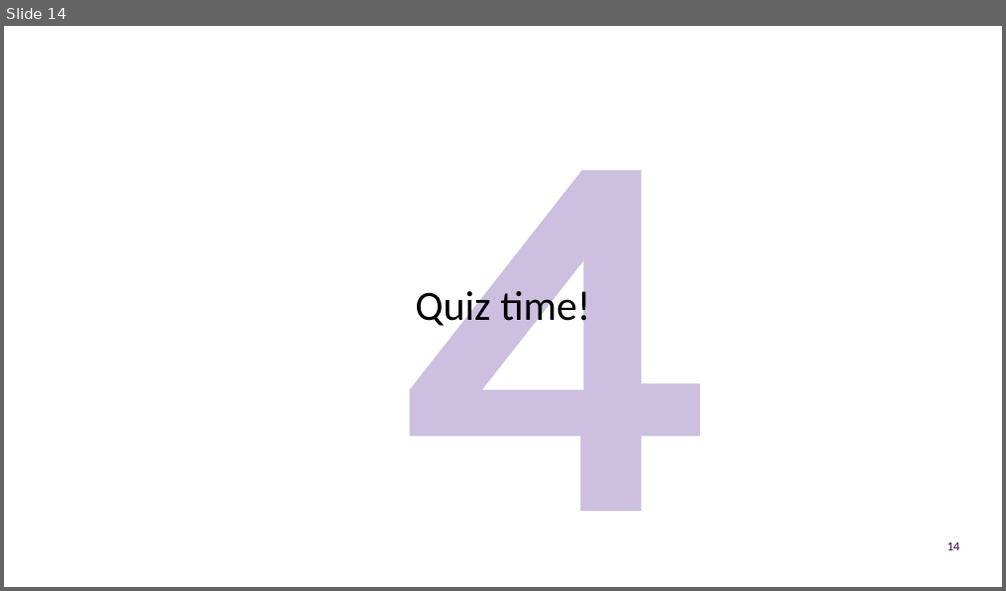
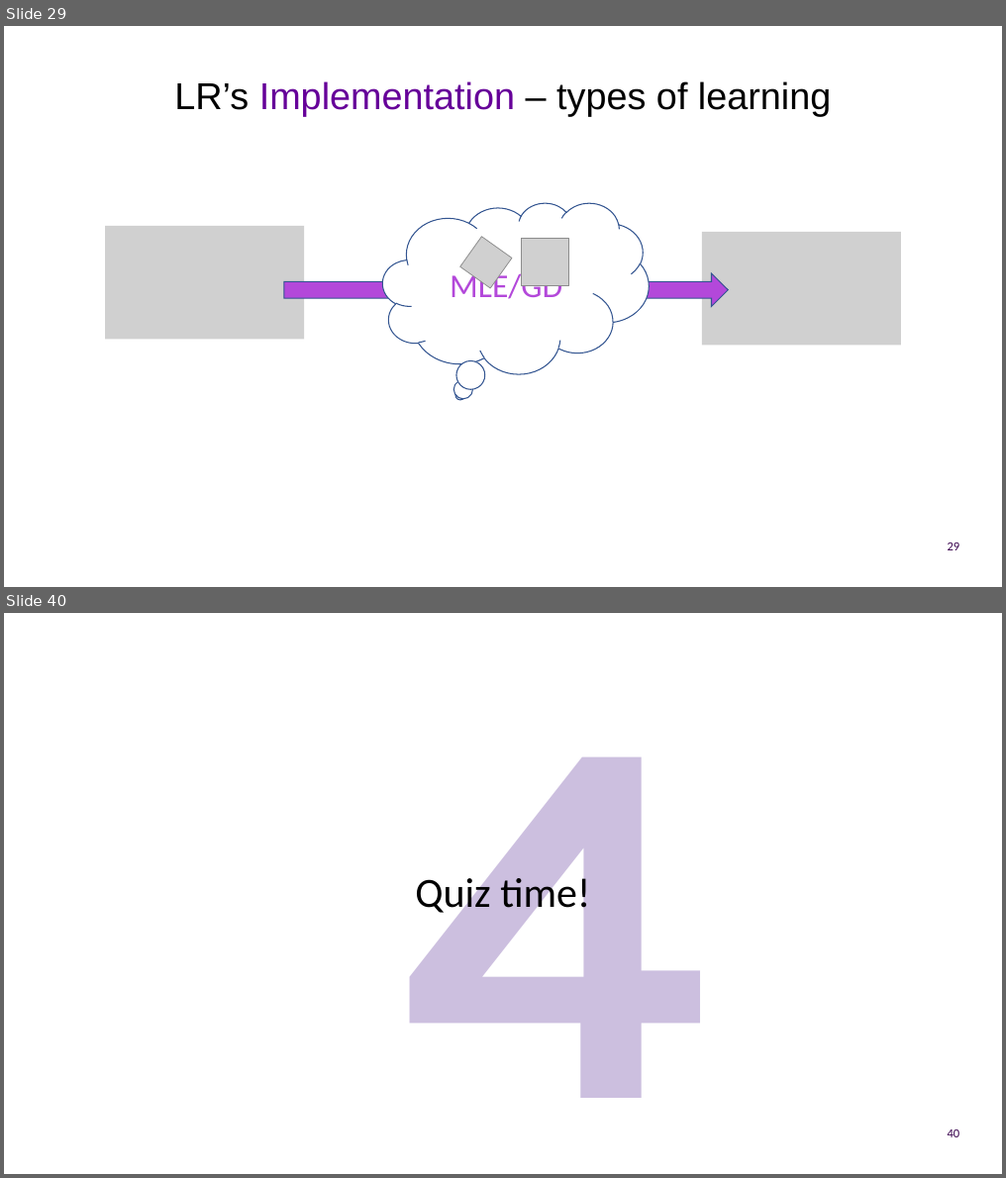
Before and after one commit to UOMDSS/workshops-2022-2023, a slide deck: semester-1/Week-7-EEG-Feeling-Emotions-Logistic-Regression/presentation.pptx. Shown one above the other, each under a label of ours: slide 14 before the commit, slides 29 and 40 after it; the slides between them are not shown. The pictures are 1006x591 and 1006x1178 pixels, drawn with LibreOffice and Linux fonts; fonts in the diff are those of the drawing; grey boxes stand for pictures; background and template pictures are left out. Boxes give left, top, right and bottom in pixels: in the first picture for what was removed or moved away, otherwise in the second. Text is boxed around its words. In the diff, an @@ line names an element or a change of style, - is before the commit and + after.

```diff
--- a/semester-1/Week-7-EEG-Feeling-Emotions-Logistic-Regression/presentation.pptx
+++ b/semester-1/Week-7-EEG-Feeling-Emotions-Logistic-Regression/presentation.pptx
@@ slide 29 added at (4,26,1002,587), background #FFFFFF @@
@@ title added at (174,81,831,117), 36 pt, text #000000 @@
+LR’s Implementation – types of learning
@@ thought cloud added at (383,202,648,374), fill #FFFFFF, outline #325491 1 pt, 32 pt, text #B348DA @@
+MLE/GD
@@ picture added at (105,226,304,339) @@
@@ picture added at (702,232,901,345) @@
@@ picture added at (460,237,512,288) @@
@@ picture added at (522,239,569,285) @@
@@ right arrow added at (284,274,728,307), fill #B348DA, outline #325491 1 pt @@
@@ page number added at (947,543,960,551), 12 pt, text #3B054F @@
+29
@@ what was slide 14 is now slide 40 @@
@@ page number at (947,1130,960,1138): text changed @@
-14
+40
```
Also in this commit, not shown: 7 slides changed, 26 other slides added, 6 slides removed.
